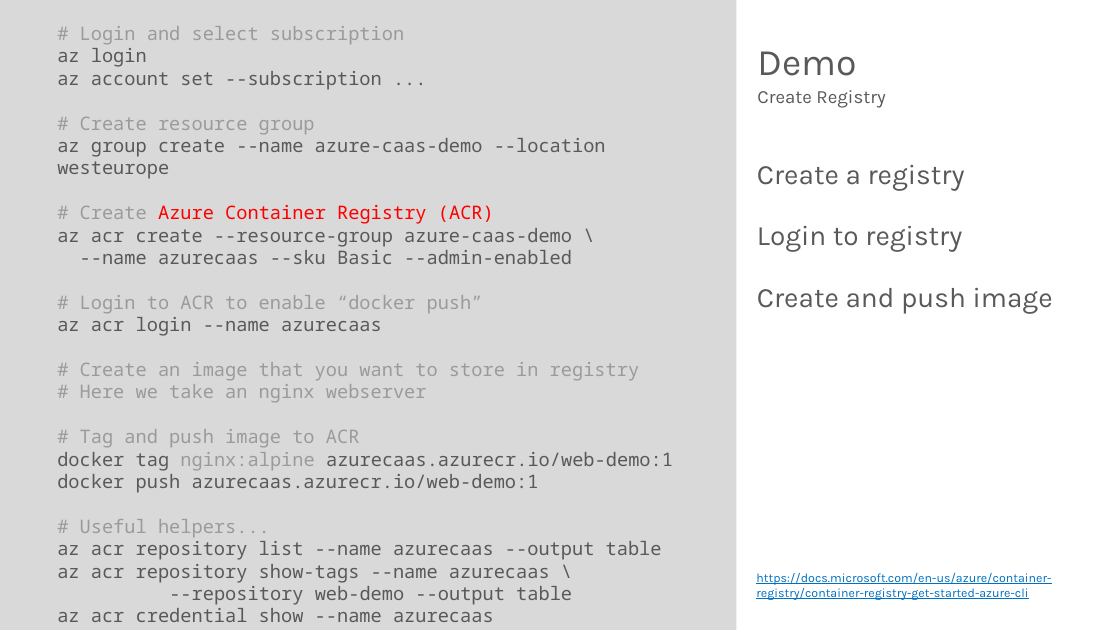
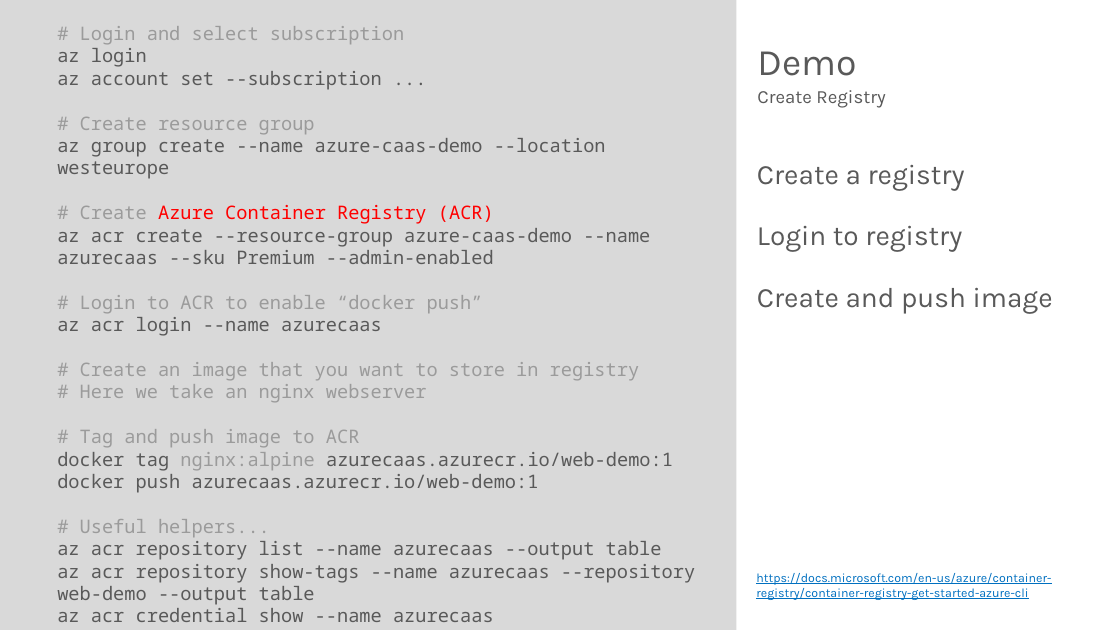
Before and after one commit to rstropek/DockerVS2015Intro, a slide deck: slide 6 of slides/Azure-CaaS.pptx (slide 5 before the commit). Drawn at 1120x630 pixels with LibreOffice and Linux fonts; fonts in the diff are those of the drawing. Boxes give left, top, right and bottom in pixels: in the first picture for what was removed or moved away, otherwise in the second. Text is boxed around its words. In the diff, an @@ line names an element or a change of style, - is before the commit and + after.

```diff
--- a/slides/Azure-CaaS.pptx
+++ b/slides/Azure-CaaS.pptx
@@ text at (57,228,650,264): text changed @@
-az acr create --resource-group azure-caas-demo \
---name azurecaas --sku Basic --admin-enabled
+az acr create --resource-group azure-caas-demo --name azurecaas --sku Premium --admin-enabled
@@ text at (57,564,695,605): text changed @@
-az acr repository show-tags --name azurecaas \
---repository web-demo --output table
+az acr repository show-tags --name azurecaas --repository web-demo --output table
```
Also in this commit, not shown: 4 other slides changed, 5 slides added, 4 other files.
